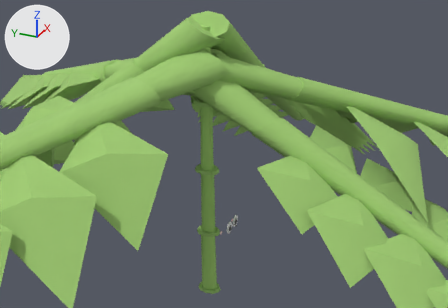
The glTF model web-forest/public/model/species/thalictrum-dioicum.glb, before and after one commit.
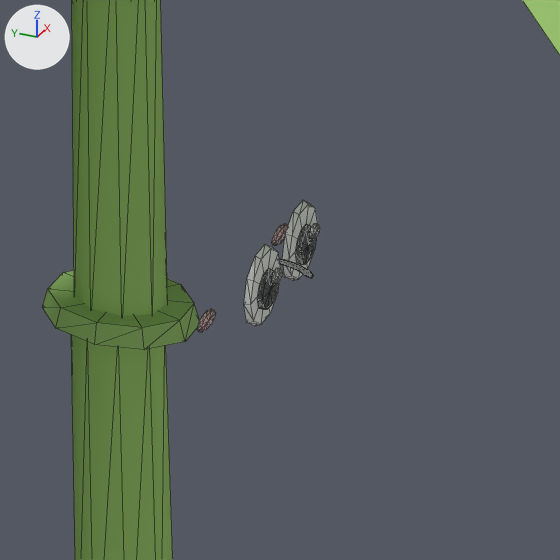
There are two pictures of each version: one from a 50 mm camera at (-0.783, -0.356, 0.648) aimed at (0.043, 0.016, 0.235), one close up on the part from 43% to 61% of the width and 60% to 87% of the height. Arrows for +X, +Y and +Z are at upper left; the lights stay in place. The older version's two pictures come first. The close-ups show mesh edges as thin lines. Where no turn or scale is listed for an object, it has been applied to the vertices. Vertices at exactly the same position are counted once.

The scene before the commit, as lines of its bpy script (objects in view):
```python
me_mesh_0 = bpy.data.meshes.new('Mesh_0')
me_mesh_0.from_pydata(...)  # 378 vertices, 696 faces; spans x -0.026..0.026, y -0.05..0.019, z 0.0..0.45
me_mesh_0.materials.append(mat_flat)
me_mesh_1 = bpy.data.meshes.new('Mesh_1')
me_mesh_1.from_pydata(...)  # 83 vertices, 136 faces; spans x -0.171..0.1, y -0.466..0.025, z -0.231..0.018
me_mesh_1.materials.append(mat_flat)
ob_p1 = bpy.data.objects.new('p1', me_mesh_1)
ob_p1.location = (0.0009, 0.0239, 0.3657)
ob_stem = bpy.data.objects.new('stem', me_mesh_0)
ob_stem.location = (0.0009, 0.0239, 0.0)
```
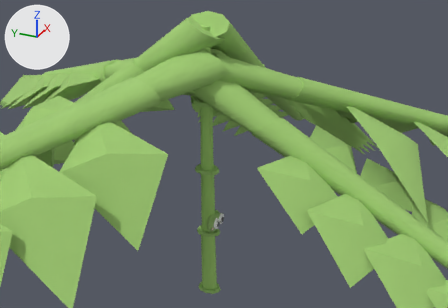
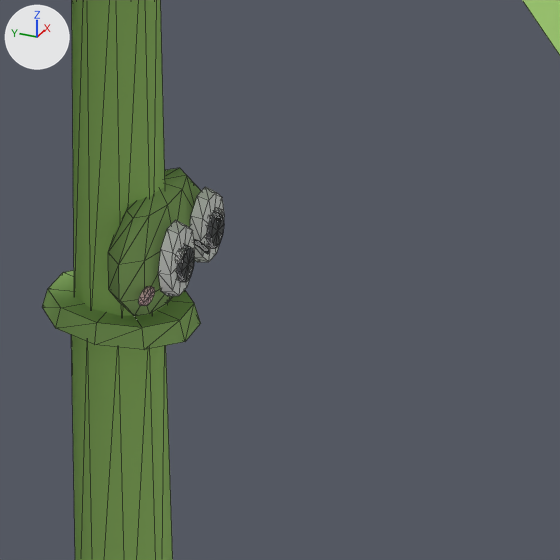
Scene script edits in JSON lines:
```json
{"block": "me_mesh_0", "where": "# used by ob_stem; location = (0.0009, 0.0239, 0.0)"}
{"op": "remove", "block": "me_mesh_0", "code": "me_mesh_0.from_pydata(...)  # 378 vertices, 696 faces; spans x -0.026..0.026, y -0.05..0.019, z 0.0..0.45"}
{"op": "add", "block": "me_mesh_0", "code": "me_mesh_0.from_pydata(...)  # 420 vertices, 776 faces; spans x -0.022..0.021, y -0.023..0.019, z 0.0..0.45"}
{"block": "me_mesh_0", "change": "me_mesh_0 part 1: a new loose piece, a 10-sided cut cone along y (radius 0.0017 at the low end, 0.0018 at the high end) spanning x -0.0124..-0.0088, y -0.0211..-0.02, z 0.1372..0.1407, in mat_flat"}
{"block": "me_mesh_0", "change": "me_mesh_0 part 2: a new loose piece, a 10-sided cut cone along y (radius 0.0031 by 0.0019 at the low end, 0.0034 by 0.002 at the high end) spanning x -0.0208..-0.014, y -0.0154..-0.0143, z 0.1285..0.1324, in mat_flat"}
{"block": "me_mesh_0", "change": "me_mesh_0 part 3: the loose piece of 38 vertices spanning x -0.001..0.001, y -0.05..-0.035, z 0.135..0.137 is scaled about its middle by (0.853, 0.579, 1), then moved by (0.0, 0.024, 0.0)"}
{"block": "me_mesh_0", "change": "me_mesh_0 part 4"}
{"block": "me_mesh_0", "change": "30 vertices are removed from x -0.022..0.025, y -0.045..-0.032, z 0.13..0.145"}
{"block": "me_mesh_0", "change": "194 faces are deleted"}
{"block": "me_mesh_0", "change": "146 vertices move from x -0.026..0.026, y -0.045..-0.032, z 0.127..0.146 to x -0.021..0.021, y -0.022..-0.002, z 0.118..0.148"}
{"block": "me_mesh_0", "change": "28 vertices are added at x -0.009..0.021, y -0.022..-0.005, z 0.129..0.151"}
{"block": "me_mesh_0", "change": "194 new faces join them"}
{"block": "me_mesh_0", "change": "me_mesh_0 part 5: 84 kept faces spanning x -0.021..0.021, y -0.022..-0.002, z 0.118..0.148 get new vertex colours"}
```

Where the change shows, as pixel boxes (x1, y1, x2, y2) in the close-ups (560 x 560 px; the box of a moved part takes in the faces that stretch with it):
```json
{"object": "stem", "change": "reshaped", "before": [42, 0, 320, 560], "after": [42, 0, 224, 560]}
{"part": 1, "of": "me_mesh_0", "change": "added", "after": [176, 249, 185, 263]}
{"part": 2, "of": "me_mesh_0", "change": "added", "after": [139, 286, 155, 306]}
{"part": 3, "of": "me_mesh_0", "change": "moved or reshaped", "before": [279, 259, 313, 278], "after": [194, 240, 210, 254]}
{"part": 4, "of": "me_mesh_0", "change": "moved or reshaped", "before": [202, 204, 320, 331], "after": [108, 168, 224, 302]}
{"part": 5, "of": "me_mesh_0", "change": "recoloured", "before": [198, 200, 315, 332], "after": [108, 190, 220, 316]}
```
